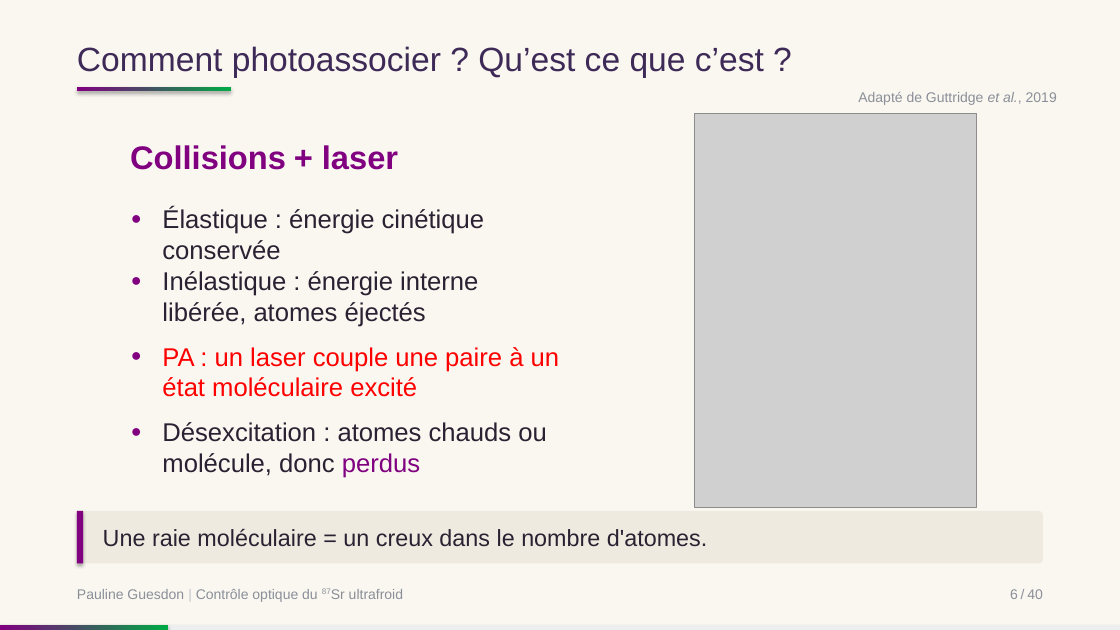
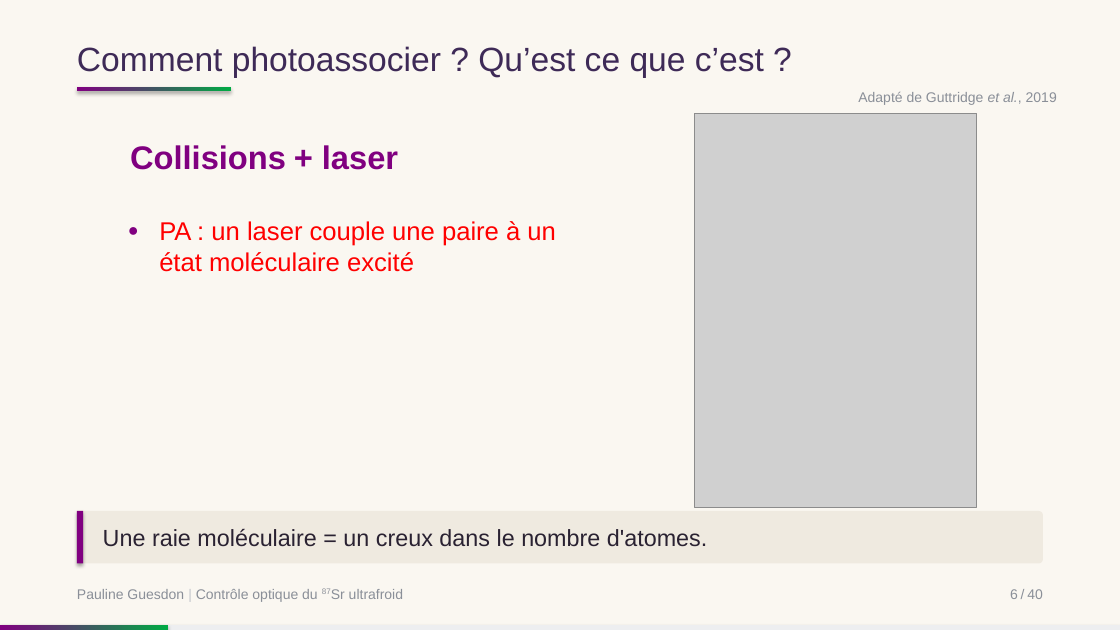
Before and after one commit to PaulineGuesdon/Inchallah-lui-il-marche, a slide deck: slide 9 of Soutenance/soutenance.pptx. Drawn at 1120x630 pixels with LibreOffice and Linux fonts; fonts in the diff are those of the drawing; grey boxes stand for pictures. Boxes give left, top, right and bottom in pixels: in the first picture for what was removed or moved away, otherwise in the second. Text is boxed around its words. In the diff, an @@ line names an element or a change of style, - is before the commit and + after.

```diff
--- a/Soutenance/soutenance.pptx
+++ b/Soutenance/soutenance.pptx
@@ text at box(162, 208, 485, 327): paragraphs removed @@
-● Élastique : énergie cinétique conservée
-● Inélastique : énergie interne libérée, atomes éjectés
@@ text at box(162, 422, 547, 478): paragraph removed @@
-● Désexcitation : atomes chauds ou molécule, donc perdus
```
Also in this commit, not shown: 29 other slides changed, 1 slide added, 2 slides removed, 6 other files.
